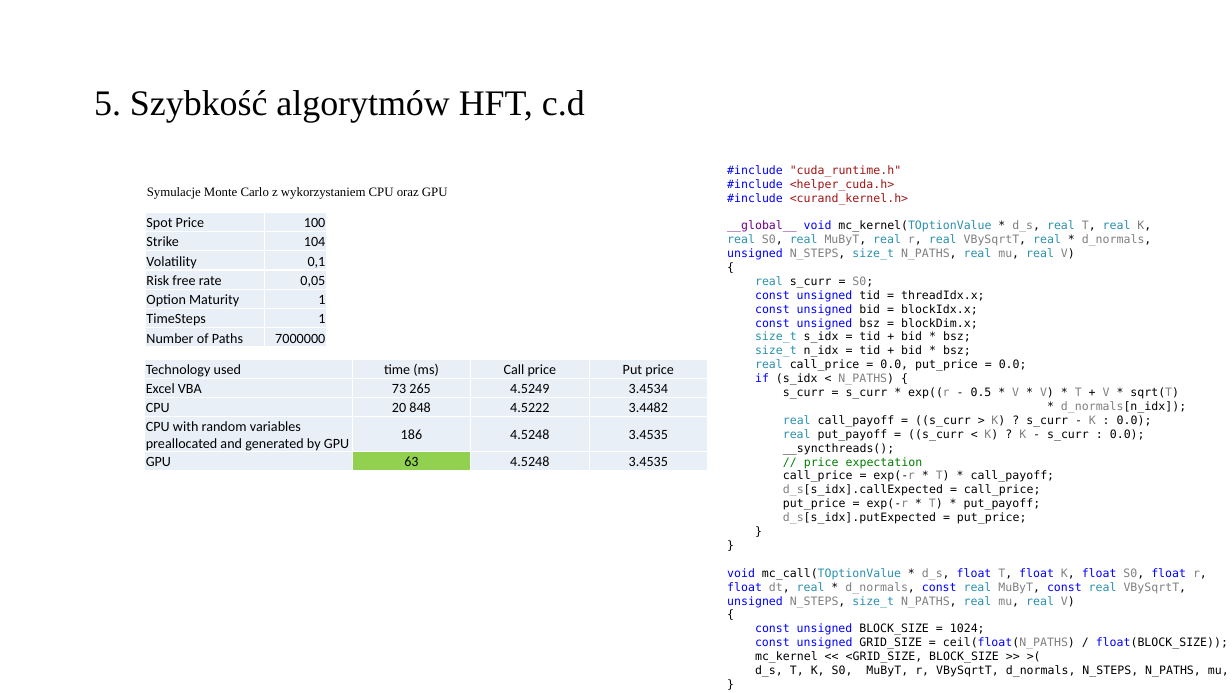
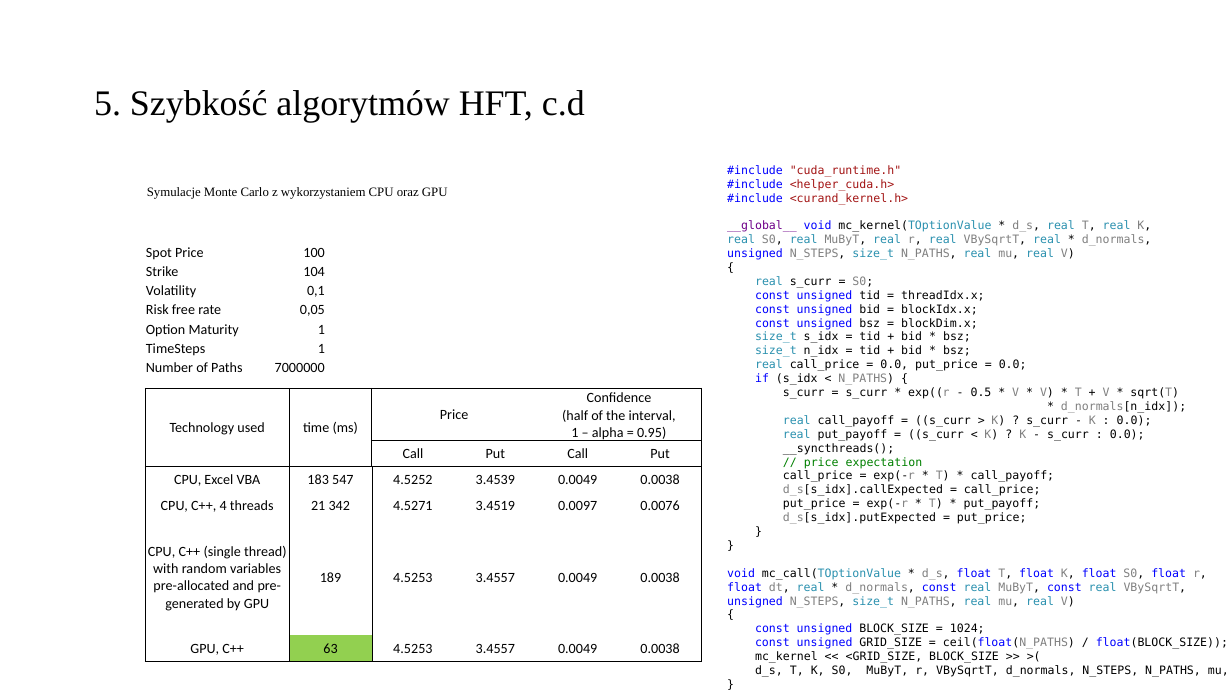
Before and after one commit to yangyutu/books, a slide deck: slide 9 of masters_defense/gregor75663mgr.pptx. Drawn at 1232x693 pixels with LibreOffice and Linux fonts; fonts in the diff are those of the drawing. Boxes give left, top, right and bottom in pixels: in the first picture for what was removed or moved away, otherwise in the second. Text is boxed around its words. In the diff, an @@ line names an element or a change of style, - is before the commit and + after.

```diff
--- a/masters_defense/gregor75663mgr.pptx
+++ b/masters_defense/gregor75663mgr.pptx
@@ table at (x1=145, y1=242, x2=326, y2=377) @@
@@ fill #EAEFF7 to none in 14 cells @@
@@ borders changed @@
@@ table moved from (x1=145, y1=213, x2=326, y2=348) to (x1=145, y1=242, x2=326, y2=377) @@
@@ table removed at (x1=145, y1=360, x2=707, y2=471), 5 rows, 4 columns @@
-Technology used | time (ms) | Call price | Put price
-Excel VBA | 73 265 | 4.5249 | 3.4534
-CPU | 20 848 | 4.5222 | 3.4482
-CPU with random variables preallocated and generated by GPU | 186 | 4.5248 | 3.4535
-GPU | 63 | 4.5248 | 3.4535
@@ table added at (x1=145, y1=388, x2=701, y2=662), 6 rows, 6 columns @@
+Technology used | time (ms) | Price |  | Confidence / (half of the interval, / 1 – alpha = 0.95) | 
+ |  | Call | Put | Call | Put
+CPU, Excel VBA | 183 547 | 4.5252 | 3.4539 | 0.0049 | 0.0038
+CPU, C++, 4 threads | 21 342 | 4.5271 | 3.4519 | 0.0097 | 0.0076
+CPU, C++ (single thread) with random variables pre-allocated and pre-generated by GPU | 189 | 4.5253 | 3.4557 | 0.0049 | 0.0038
+GPU, C++ | 63 | 4.5253 | 3.4557 | 0.0049 | 0.0038
```
Also in this commit, not shown: 1 other slide changed, 3 other files.
